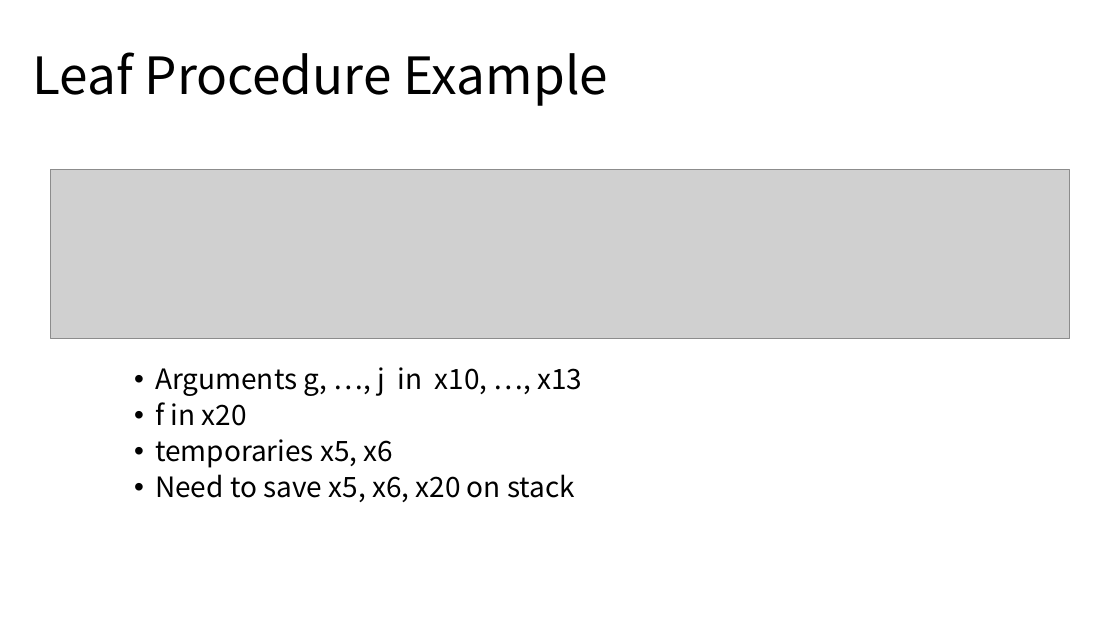
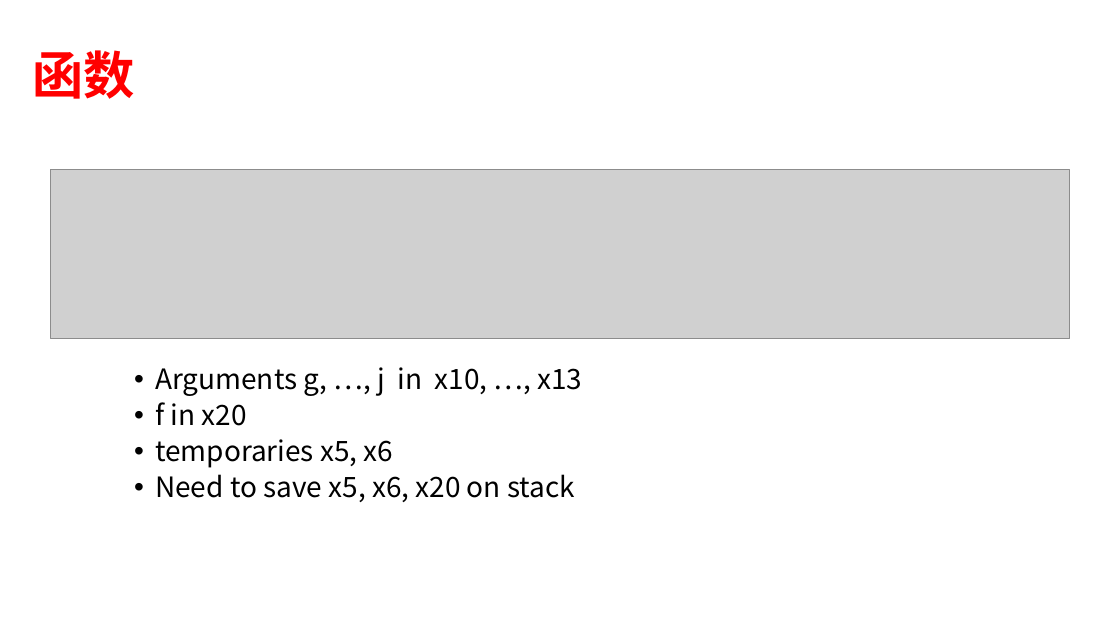
Before and after one commit to weichow23/zju_course, a slide deck: slide 24 of 计算机组成/复习ppt/[x] 2 指令.pptx. Drawn at 1120x630 pixels with LibreOffice and Linux fonts; fonts in the diff are those of the drawing; grey boxes stand for pictures. Boxes give left, top, right and bottom in pixels: in the first picture for what was removed or moved away, otherwise in the second. Text is boxed around its words. In the diff, an @@ line names an element or a change of style, - is before the commit and + after.

```diff
--- a/计算机组成/复习ppt/[x] 2 指令.pptx
+++ b/计算机组成/复习ppt/[x] 2 指令.pptx
@@ title at box(33, 50, 136, 99): text changed; text colour #000000 to #FF0000; bold on @@
-Leaf Procedure Example
+函数
```
Also in this commit, not shown: 10 other slides changed, 5 slides removed, 9 other files.
